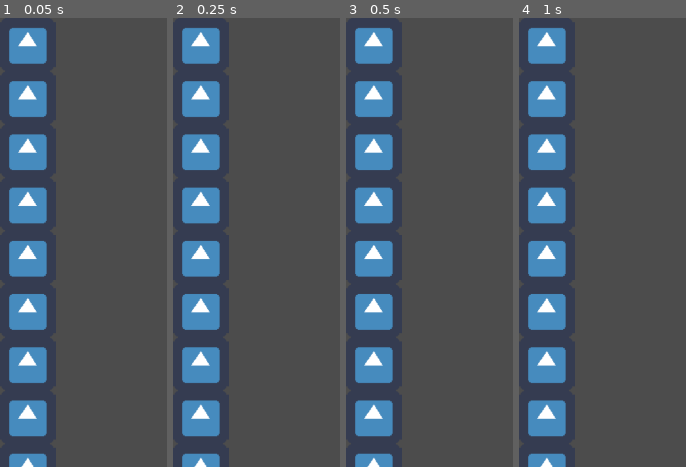
Above: before the commit, frames 1-4 (left to right).
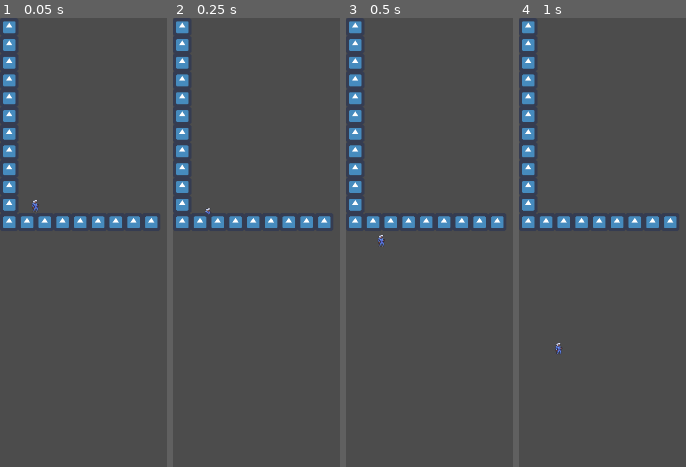
Above: after the commit, the same moments.

Repository: AspireToDev/Final-Project-Game-Jam
Game: Godot game, scene res://Game.tscn
Two runs of this game, one before a commit and one after it. Both use one fixed random seed, a clock stepped at 60 frames per second and the inputs below. The engine's default icon, where the game draws it, is replaced by a stand-in: a white triangle on a blue panel in a dark square.
Inputs:
- Up to frame 1 (0.05 s): no input
- Up to frame 2 (0.25 s): no input
- Up to frame 3 (0.5 s): no input
- Up to frame 4 (1 s): tap Enter at 0.5 s; hold D (right) from 0.53 s (still down); tap Space (jump) at 0.77 s

The runs differ from the first frame. In frame 1, 18% of the frame differs, in the area x 1-95%, y 0-100%; in frame 2, 18%; in frame 3, 18%; in frame 4, 18%.

Commit message:
Bigger camera view

Diff:
--- a/Project/Game.tscn
+++ b/Project/Game.tscn
@@ -76,3 +76,8 @@
 tile_data = PoolIntArray( 0, 0, 0, 65536, 0, 0, 131072, 0, 0, 196608, 0, 0, 262144, 0, 0, 327680, 0, 0, 393216, 0, 0, 4 …(181 unchanged characters)…
 
 [node name="Music" type="AudioStreamPlayer" parent="."]
+
+[node name="Camera2D" type="Camera2D" parent="."]
+anchor_mode = 0
+current = true
+zoom = Vector2( 3, 3 )
